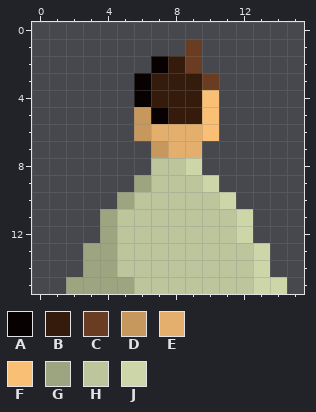
Pixel-art sprite: public/images/char_u.png. The picture above is the old version.
The file is 16x16 pixels. Colours within 5 levels of each other are drawn and written as one.
Palette (. is transparent): A #070201  B #341b0b  C #6a3c21  D #c7985d  E #e4af6d  F #f8bf75  G #9ca480  H #bcc59b  J #ccd6a8
Pixels before, first column x 2:
 1 .......C.....
 2 .....ABC.....
 3 ....ABBBC....
 4 ....ABBBF....
 5 ....DABBF....
 6 ....DEEEF....
 7 .....DEE.....
 8 .....HHJ.....
 9 ....GHHHJ....
10 ...GHHHHHJ...
11 ..GHHHHHHHJ..
12 ..GHHHHHHHJ..
13 .GGHHHHHHHHJ.
14 .GGHHHHHHHHJ.
15 GGGGHHHHHHHJJ
New version:
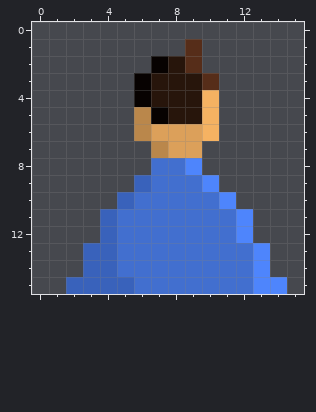
Author's note on the commit: Updated char color to be easier to see
Changes in this commit:
Colour B changes from #341b0b to #27150b.
Colour C changes from #6a3c21 to #562d19.
Colour D changes from #c7985d to #ba874b.
Colour E changes from #e4af6d to #dca05a.
Colour F changes from #f8bf75 to #f5b262.
Colour G changes from #9ca480 to #3962bb.
Colour H changes from #bcc59b to #426fcf.
Colour J changes from #ccd6a8 to #4e85fc.
